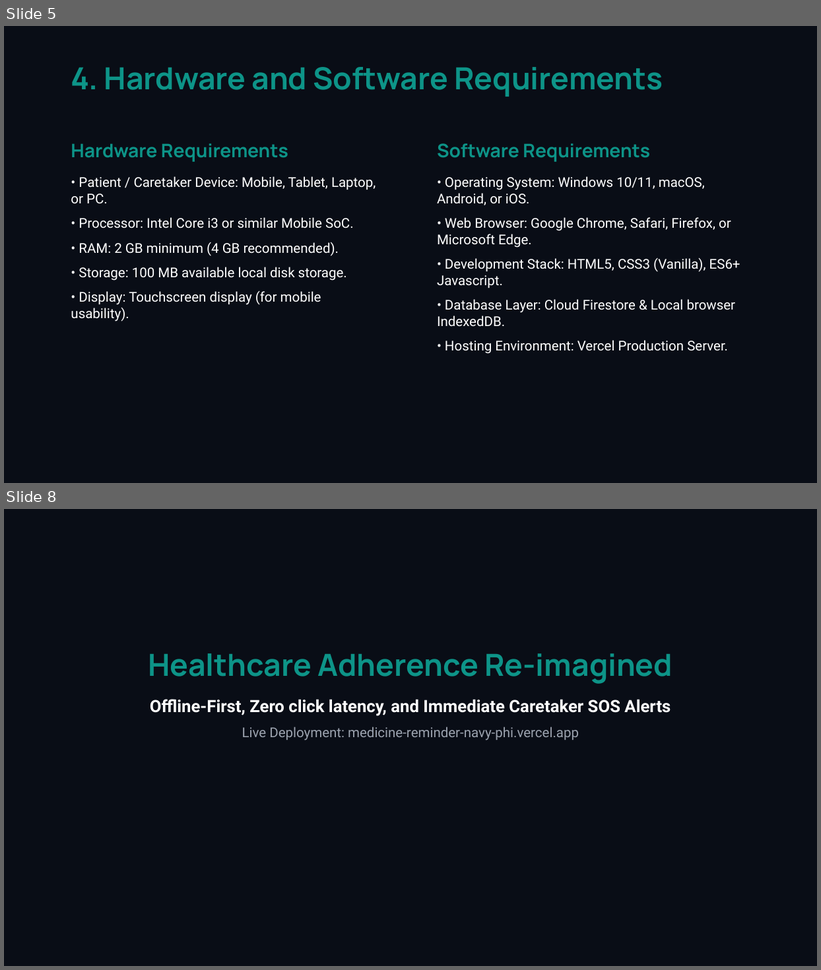
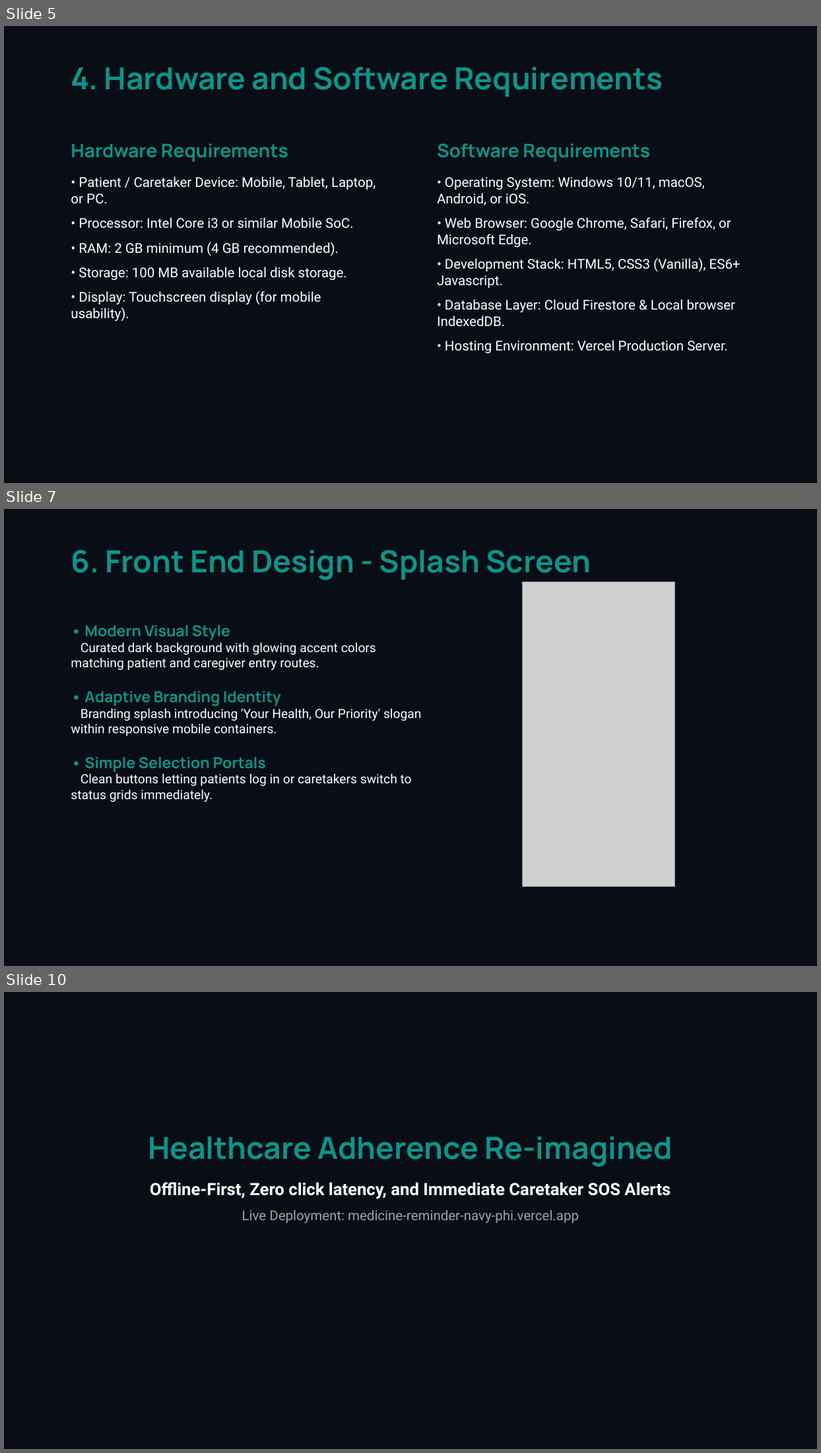
Before and after one commit to velagadadileep6-bot/Medicine-reminder, a slide deck: medicare_presentation.pptx. Shown one above the other, each under a label of ours: slides 5 and 8 before the commit, slides 5, 7 and 10 after it; the slides between them are not shown. The pictures are 821x970 and 821x1453 pixels, drawn with LibreOffice and Linux fonts; fonts in the diff are those of the drawing; grey boxes stand for pictures. Boxes give left, top, right and bottom in pixels: in the first picture for what was removed or moved away, otherwise in the second. Text is boxed around its words. In the diff, an @@ line names an element or a change of style, - is before the commit and + after.

Commit message:
docs: separate frontend design screenshots into individual slides (10 slides total)

```diff
--- a/medicare_presentation.pptx
+++ b/medicare_presentation.pptx
@@ slide 7 added at (x1=4, y1=509, x2=817, y2=966), background #090D16 @@
@@ text added at (x1=71, y1=550, x2=591, y2=580), 36 pt, text #0D9488, bold @@
+6. Front End Design - Splash Screen
@@ picture added at (x1=523, y1=582, x2=675, y2=887) @@
@@ text added at (x1=71, y1=625, x2=421, y2=802), 15 pt, text #FFFFFF @@
+• Modern Visual Style
+Curated dark background with glowing accent colors matching patient and caregiver entry routes.
+• Adaptive Branding Identity
+Branding splash introducing 'Your Health, Our Priority' slogan within responsive mobile containers.
+• Simple Selection Portals
+Clean buttons letting patients log in or caretakers switch to status grids immediately.
@@ what was slide 8 is now slide 10 @@
```
Also in this commit, not shown: 2 slides changed, 2 other slides added, 1 slide removed, 1 other file.
